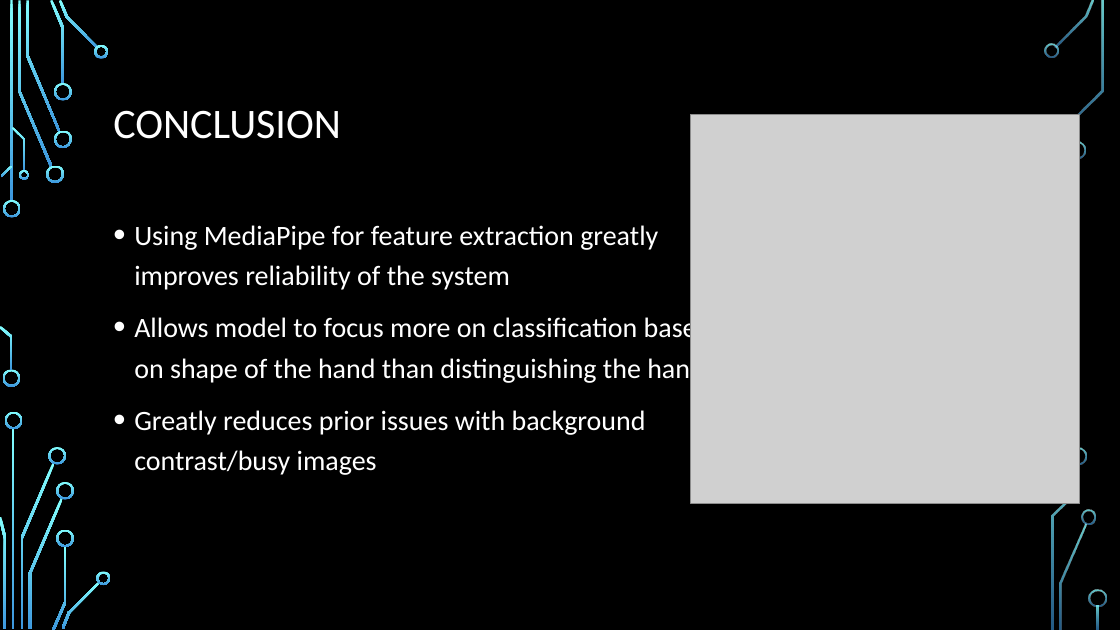
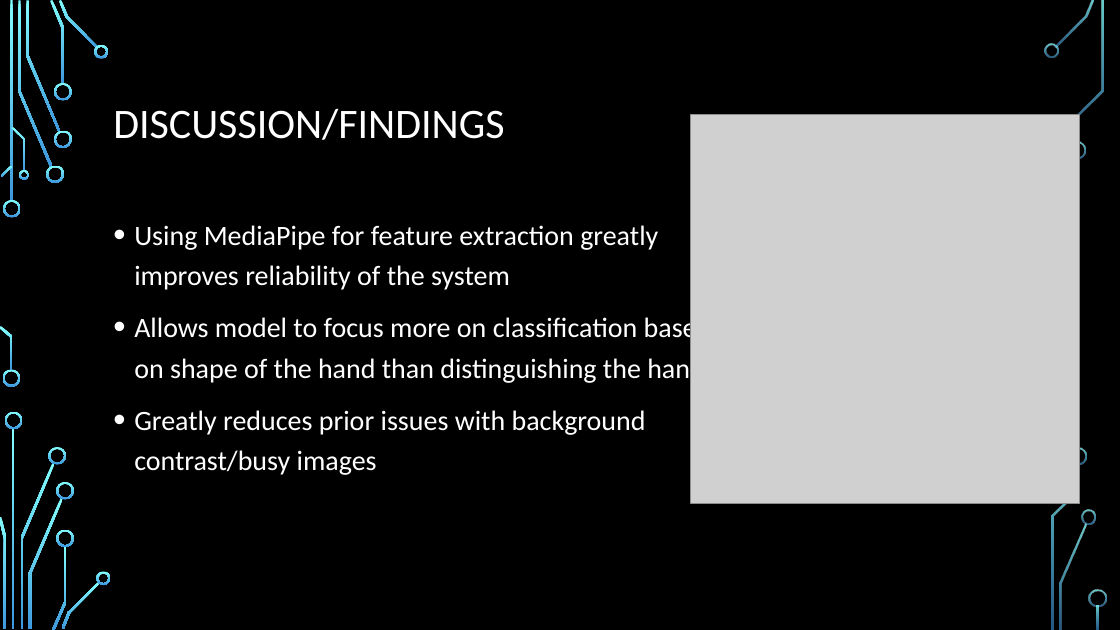
Before and after one commit to shepherdm1atwit/CNN_RPS, a slide deck: slide 8 of ADL Final.pptx. Drawn at 1120x630 pixels with LibreOffice and Linux fonts; fonts in the diff are those of the drawing; grey boxes stand for pictures; background and template pictures are left out. Boxes give left, top, right and bottom in pixels: in the first picture for what was removed or moved away, otherwise in the second. Text is boxed around its words. In the diff, an @@ line names an element or a change of style, - is before the commit and + after.

Commit message:
slight train_model.py reformat, update final presentation

```diff
--- a/ADL Final.pptx
+++ b/ADL Final.pptx
@@ title at bbox=[113, 109, 504, 140]: text changed @@
-CONCLUSION
+DISCUSSION/FINDINGS
```
Also in this commit, not shown: 1 other file.
